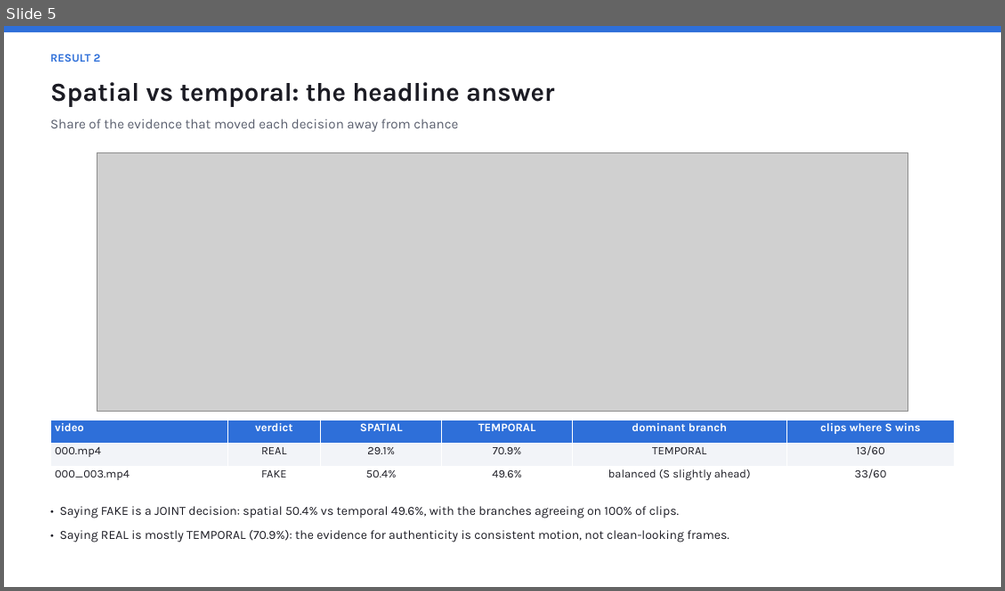
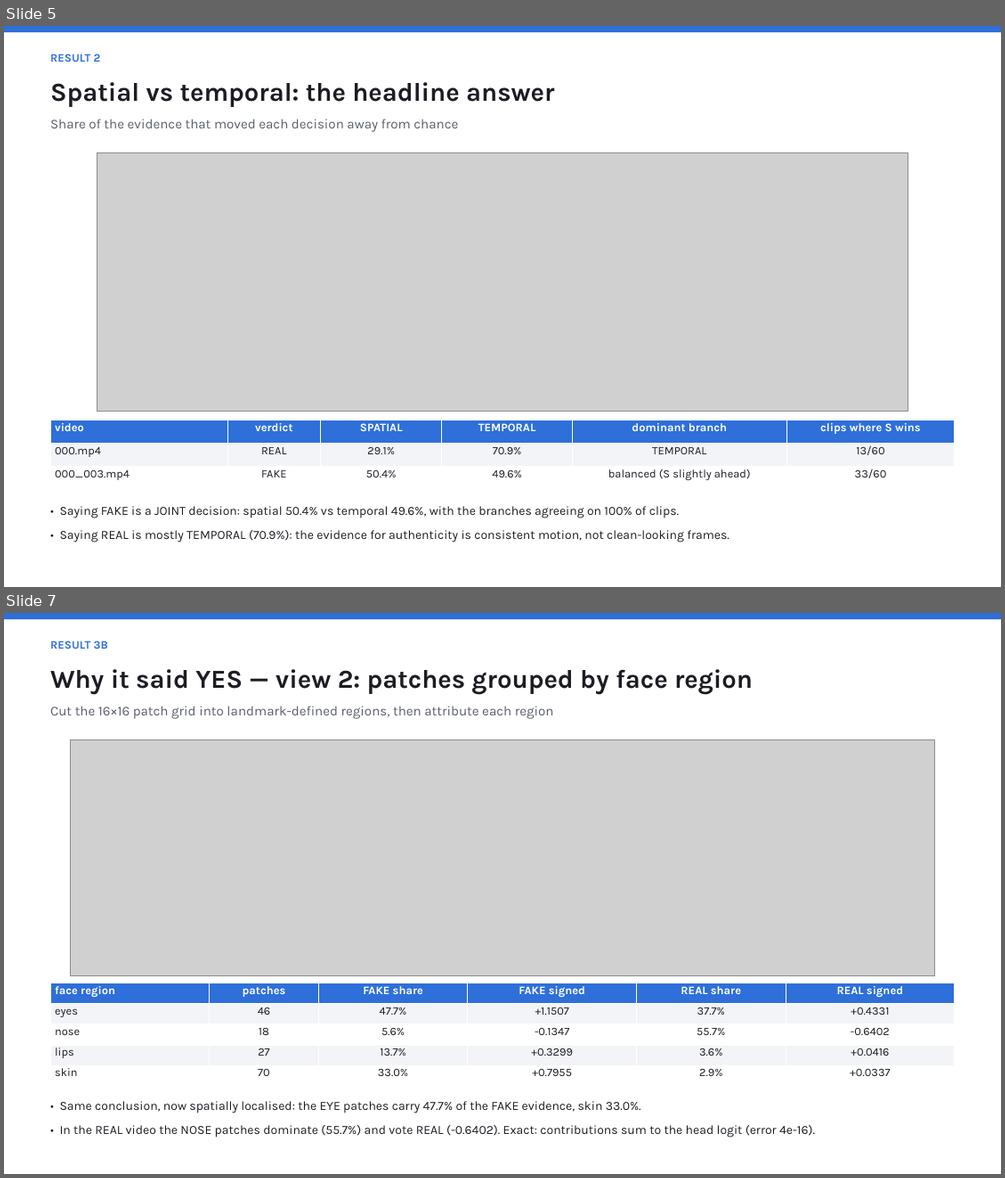
Before and after one commit to roshanraj9136/dfd-fcg-explainability, a slide deck: results/DFD_FCG_Explainability.pptx. Shown one above the other, each under a label of ours: slide 5 before the commit, slides 5 and 7 after it; the slides between them are not shown. The pictures are 1005x591 and 1005x1178 pixels, drawn with LibreOffice and Linux fonts; fonts in the diff are those of the drawing; grey boxes stand for pictures. Boxes give left, top, right and bottom in pixels: in the first picture for what was removed or moved away, otherwise in the second. Text is boxed around its words. In the diff, an @@ line names an element or a change of style, - is before the commit and + after.

Commit message:
Add region-based spatial attribution (patches grouped by facial landmarks)
The spatial feature y_s is a sum over the 256 patches as well as over layers and
queries, so the same exact decomposition yields per-patch and per-region shares.
Patches are grouped into eyes/nose/lips/skin/background using the 68 landmarks.

- exact per-region spatial attribution (additivity verified to 4e-16)
- FAKE driven by eye patches 47.7%; REAL by nose patches 55.7% (signed -0.640)
- cross-validates the query-space view (eyes 45.6% vs 47.7%) via an independent route
- branches read different regions: spatial favours eyes, temporal favours skin
- new finding: the nose FCG query is localised on the real face (86.2% own region)
  but drifts onto skin on the fake (9.1%), explaining the query/region discrepancy
- deck extended to 17 slides, layout re-validated

```diff
--- a/results/DFD_FCG_Explainability.pptx
+++ b/results/DFD_FCG_Explainability.pptx
@@ slide 7 added at <box>4,613,1001,1174</box>, background #FFFFFF @@
@@ rectangle added at <box>4,613,1001,620</box>, fill #2E6FD9 @@
@@ text added at <box>50,641,108,649</box>, 11 pt, text #2E6FD9, bold @@
+RESULT 3B
@@ text added at <box>50,669,752,694</box>, 25 pt, text #1C1C24, bold @@
+Why it said YES — view 2: patches grouped by face region
@@ text added at <box>50,706,554,719</box>, 13 pt, text #5A5F6E @@
+Cut the 16×16 patch grid into landmark-defined regions, then attribute each region
@@ picture added at <box>71,740,935,976</box> @@
@@ table added at <box>50,983,955,1086</box>, 5 rows, 6 columns @@
+face region | patches | FAKE share | FAKE signed | REAL share | REAL signed
+eyes | 46 | 47.7% | +1.1507 | 37.7% | +0.4331
+nose | 18 | 5.6% | -0.1347 | 55.7% | -0.6402
+lips | 27 | 13.7% | +0.3299 | 3.6% | +0.0416
+skin | 70 | 33.0% | +0.7955 | 2.9% | +0.0337
@@ text added at <box>60,1101,815,1137</box>, 12 pt, text #1C1C24 @@
+• Same conclusion, now spatially localised: the EYE patches carry 47.7% of the FAKE evidence, skin 33.0%.
+• In the REAL video the NOSE patches dominate (55.7%) and vote REAL (-0.6402). Exact: contributions sum to the head logit (error 4e-16).
```
Also in this commit, not shown: 5 slides changed, 1 other slide added, 9 other files.
